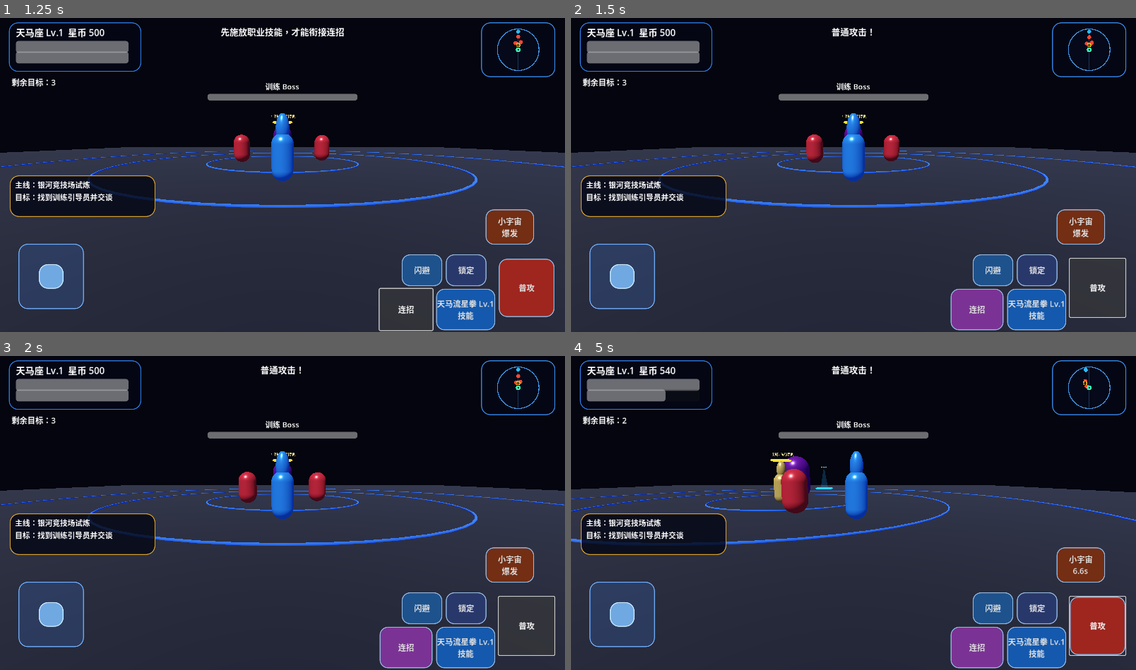
Above: before the commit, frames 1-4 (two rows, left to right).
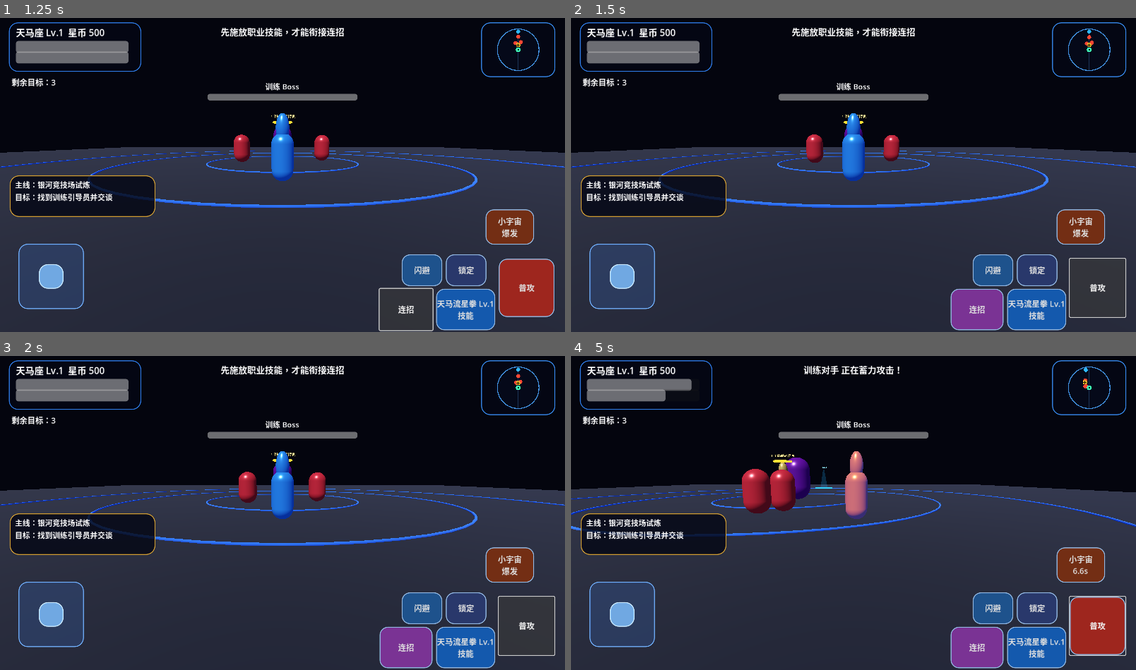
Above: after the commit, the same moments.

Repository: Qazwesrd/Saint-Seiya-Universe-War
Game: Godot game, scene res://scenes/main.tscn
Two runs of this game, one before a commit and one after it. Both use one fixed random seed, a clock stepped at 60 frames per second and the inputs below.
Inputs (mouse positions are in pixels of both pictures, inside the frame that each line leads up to):
- Up to frame 1 (1.25 s): click "连招" at 0.5 s
- Up to frame 2 (1.5 s): click "普攻" at 1.25 s
- Up to frame 3 (2 s): no input
- Up to frame 4 (5 s): click "闪避" at 2 s; click "锁定" at 2.75 s; click "小宇宙 爆发" at 3.5 s; tap Enter (ui_accept) at 4.25, 4.35, 4.52, 4.82 s; move the mouse to (977, 494) at 4.27 s; hold Right (ui_right) from 4.28 s (still down); click (977, 494) at 4.42 s

Frame 1 is identical in both runs. In frame 2, 0.4% of the frame differs, in the area x 39-61%, y 3-7%; in frame 3, 0.4%; in frame 4, 4.4%, in the area x 0-100%, y 3-61%.
Error after the commit: Invalid call. Nonexistent function 'damage_nearby_combat (via call)' in base 'Node3D (game.gd)'. (res://scripts/player.gd:148)

Commit message:
Add three-hit basic combo and stronger skill hit reactions

Diff:
--- a/game/scripts/player.gd
+++ b/game/scripts/player.gd
@@ -9,6 +9,8 @@
 var cosmos := 100.0
 var max_cosmos := 100.0
 var attack_cd := 0.0
+var basic_combo_step := 0
+var basic_combo_reset := 0.0
 var skill_cd := 0.0
 var combo_window := 0.0
 var burst_cd := 0.0
@@ -88,6 +90,9 @@
 func _physics_process(delta: float) -> void:
     pivot.global_position = global_position + Vector3(0, 1.5, 0)
     attack_cd = maxf(0.0, attack_cd - delta)
+    basic_combo_reset = maxf(0.0, basic_combo_reset - delta)
+    if basic_combo_reset <= 0.0:
+        basic_combo_step = 0
     skill_cd = maxf(0.0, skill_cd - delta)
     combo_window = maxf(0.0, combo_window - delta)
     burst_cd = maxf(0.0, burst_cd - delta)
@@ -127,11 +132,21 @@
     if Input.is_action_just_pressed("ui_cancel"): dodge()
     game.call("update_hud")
 func attack() -> void:
-    if attack_cd > 0.0: return
-    attack_cd = 0.42
-    _flash(Color(1.0, 0.82, 0.35))
-    game.call("damage_nearby", 8.0 + float(RPGState.get_combat_stats().get("attack", 14.0)), 2.8, 120.0)
-    game.call("show_notice", "普通攻击！")
+    if attack_cd > 0.0:
+        return
+    if basic_combo_reset <= 0.0:
+        basic_combo_step = 0
+    basic_combo_step = (basic_combo_step % 3) + 1
+    basic_combo_reset = 0.95
+    attack_cd = 0.28 if basic_combo_step < 3 else 0.52
+    var attack_stat := float(RPGState.get_combat_stats().get("attack", 14.0))
+    var multipliers := [0.85, 1.0, 1.45]
+    var damages := 8.0 + attack_stat * float(multipliers[basic_combo_step - 1])
+    var push_forces := [1.8, 2.8, 6.5]
+    var lift_forces := [0.0, 0.0, 2.8]
+    _flash(Color(1.0, 0.82, 0.35) if basic_combo_step < 3 else Color(1.0, 0.48, 0.16))
+    game.call("damage_nearby_combat", damages, 2.8 if basic_combo_step < 3 else 3.2, 125.0, push_forces[basic_combo_step - 1], lift_forces[basic_combo_step - 1], 0.18 if basic_combo_step < 3 else 0.48)
+    game.call("show_notice", ["第一段：疾风拳！", "第二段：追击拳！", "第三段：终结重击！"][basic_combo_step - 1])
 func skill() -> void:
     if skill_cd > 0.0 or cosmos < 18.0:
         game.call("show_notice", "小宇宙不足或技能冷却中")
@@ -146,7 +161,7 @@
     var damage_multiplier := float(skill_data.get("damage", 1.5)) * (1.0 + float(skill_level - 1) * 0.08)
     var skill_color: Color = skill_data.get("color", Color(0.18, 0.72, 1.0))
     _flash(skill_color)
-    game.call("damage_nearby", 18.0 + attack_power * damage_multiplier, 7.0, 150.0)
+    game.call("damage_nearby_combat", 18.0 + attack_power * damage_multiplier, 7.0, 150.0, 3.5, 1.2, 0.55)
     game.call("spawn_effect", global_position + (-global_transform.basis.z * 3.0) + Vector3.UP, skill_color, 2.8)
     game.call("show_notice", str(skill_data.get("name", "职业技能")) + "！")
 func combo_skill() -> void:
@@ -166,7 +181,7 @@
     var damage := float(RPGState.get_combat_stats().get("attack", 14.0)) * float(skill_data.get("combo_damage", 2.5)) * (1.0 + float(skill_level - 1) * 0.1)
     var skill_color: Color = skill_data.get("color", Color(0.2, 0.7, 1.0))
     _flash(Color(1.0, 0.9, 0.55))
-    game.call("damage_nearby", damage, 8.5, 180.0)
+    game.call("damage_nearby_combat", damage, 8.5, 180.0, 9.0, 3.8, 0.85)
     game.call("spawn_effect", global_position + (-global_transform.basis.z * 3.5) + Vector3.UP, skill_color, 4.0)
     game.call("show_notice", str(skill_data.get("combo", "职业连招")) + "！")
 func cosmos_burst() -> void:
@@ -176,7 +191,7 @@
     cosmos -= 35.0
     burst_cd = 8.0
     _flash(Color(1.0, 0.4, 0.12))
-    game.call("damage_nearby", 24.0 + float(RPGState.get_combat_stats().get("attack", 14.0)) * 2.0, 5.0, 360.0)
+    game.call("damage_nearby_combat", 24.0 + float(RPGState.get_combat_stats().get("attack", 14.0)) * 2.0, 5.0, 360.0, 12.0, 4.5, 1.0)
     game.call("spawn_effect", global_position + Vector3.UP, Color(1.0, 0.42, 0.12), 4.0)
     game.call("show_notice", "小宇宙爆发！")
 func dodge() -> void:
